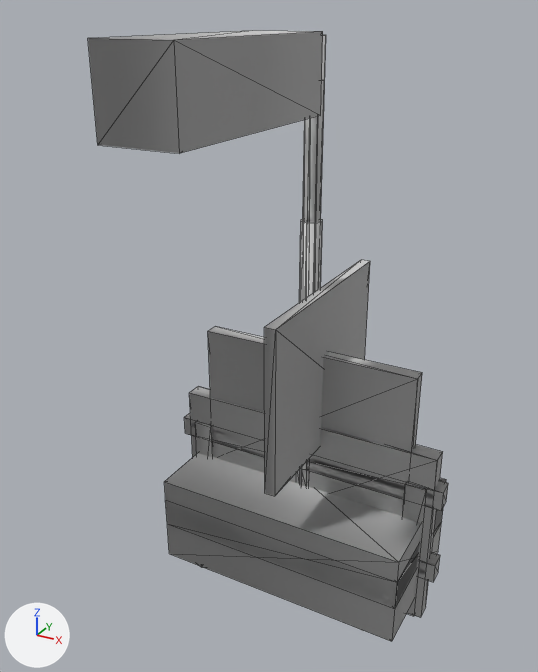
Before and after pictures for a commit that changed the FBX model game/Airside/Assets/Airside/Art/Models/Props/mdl_airfield_props_kit_authored_v01.fbx.
The view is the same before and after, from a camera (50 mm lens) standing at (0.0165, -0.0346, 0.0332) and looking at (-0.0006, -0.0035, 0.0176). Arrows for +X, +Y and +Z are at lower left; the lights stay in place. The older version comes first. Mesh edges are drawn as thin lines. Where no turn or scale is listed for an object, it has been applied to the vertices.

Names of what the first picture shows: 'baggage_dolly', 'barrier', 'barrier_leg_r', 'barrier_rail', 'dolly_bed', 'sign_board', 'sign_face', 'sign_post', 'sock_fabric', 'sock_pole', 'windsock_pole' and 2 more.
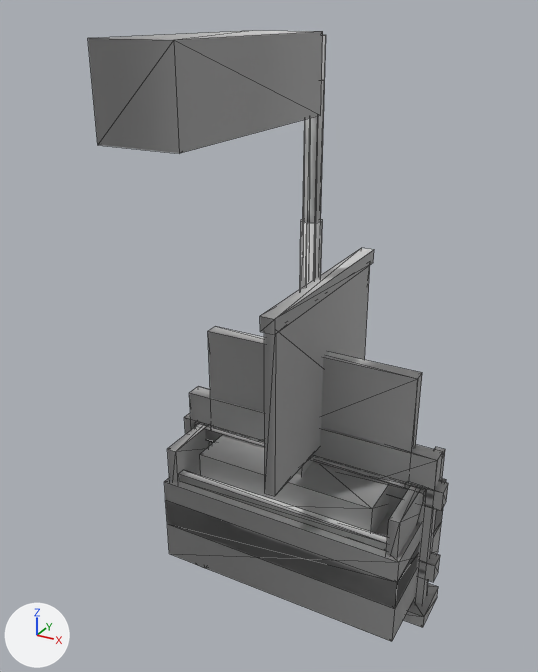
Location of each change, (x1, y1, x2, y2) in pixels of the pictures (538 x 672 px):
'dolly_cargo', added
    after: (200, 436, 389, 533)
'sign_cap', added
    after: (260, 248, 374, 335)
'dolly_rail_mid', added
    after: (179, 470, 387, 551)
'dolly_rail_r', added
    after: (386, 447, 445, 558)
'dolly_rail_l', added
    after: (167, 423, 208, 483)
'barrier_stripe', added
    after: (195, 424, 424, 505)
'barrier_foot_r', added
    after: (403, 584, 438, 628)
'sign_brace', added (mostly hidden)
    after: (296, 453, 315, 475)
'barrier_rail', unchanged, covered by the edit
    both: (184, 413, 448, 511)

The change, as a list of edits to the scene's bpy script:
```text
Add me_mesh_022_1:
    me_mesh_022_1.from_pydata(...)  # a box spanning x 0.0004..0.0012, y -0.00625..0.00625, z 0.0191..0.0199
    me_mesh_022_1.polygons.foreach_set('use_smooth', [True] * 12)
    me_mesh_022_1.materials.append(mat_defaultmaterial)  # light grey #cbcbcb
Add me_mesh_023_1:
    me_mesh_023_1.from_pydata(...)  # a box spanning x 0.0..0.0008, y -0.00225..0.00225, z 0.0086..0.0094
    me_mesh_023_1.polygons.foreach_set('use_smooth', [True] * 12)
    me_mesh_023_1.materials.append(mat_defaultmaterial)  # light grey #cbcbcb
Add me_mesh_015_1:
    me_mesh_015_1.from_pydata(...)  # a box spanning x -0.0075..0.0075, y -0.0008..-0.0004, z 0.0081..0.0089
    me_mesh_015_1.polygons.foreach_set('use_smooth', [True] * 12)
    me_mesh_015_1.materials.append(mat_defaultmaterial)  # light grey #cbcbcb
Add me_mesh_029:
    me_mesh_029.from_pydata(...)  # a box spanning x -0.0055..0.0055, y -0.00325..0.00325, z 0.00525..0.00875
    me_mesh_029.polygons.foreach_set('use_smooth', [True] * 12)
    me_mesh_029.materials.append(mat_defaultmaterial)  # light grey #cbcbcb
Add me_mesh_026:
    me_mesh_026.from_pydata(...)  # a box spanning x 0.0067..0.0073, y -0.004..0.004, z 0.005..0.009
    me_mesh_026.polygons.foreach_set('use_smooth', [True] * 12)
    me_mesh_026.materials.append(mat_defaultmaterial)  # light grey #cbcbcb
Add me_mesh_027:
    me_mesh_027.from_pydata(...)  # a box spanning x -0.00675..0.00675, y -0.00375..-0.00325, z 0.00675..0.00725
    me_mesh_027.polygons.foreach_set('use_smooth', [True] * 12)
    me_mesh_027.materials.append(mat_defaultmaterial)  # light grey #cbcbcb
Add me_mesh_025:
    me_mesh_025.from_pydata(...)  # a box spanning x -0.0073..-0.0067, y -0.004..0.004, z 0.005..0.009
    me_mesh_025.polygons.foreach_set('use_smooth', [True] * 12)
    me_mesh_025.materials.append(mat_defaultmaterial)  # light grey #cbcbcb
Add me_mesh_019_1:
    me_mesh_019_1.from_pydata(...)  # a box spanning x 0.0056..0.0084, y -0.0014..0.0014, z 0.0002..0.001
    me_mesh_019_1.polygons.foreach_set('use_smooth', [True] * 12)
    me_mesh_019_1.materials.append(mat_defaultmaterial)  # light grey #cbcbcb
Add ob_sign_cap:
    ob_sign_cap = bpy.data.objects.new('sign_cap', me_mesh_022_1)
    ob_sign_cap.location = (0.0, 0.0, 0.0)
Add ob_sign_brace:
    ob_sign_brace = bpy.data.objects.new('sign_brace', me_mesh_023_1)
    ob_sign_brace.location = (0.0, 0.0, 0.0)
Add ob_barrier_stripe:
    ob_barrier_stripe = bpy.data.objects.new('barrier_stripe', me_mesh_015_1)
    ob_barrier_stripe.location = (0.0, 0.0, 0.0)
Add ob_dolly_cargo:
    ob_dolly_cargo = bpy.data.objects.new('dolly_cargo', me_mesh_029)
    ob_dolly_cargo.location = (0.0, 0.0, 0.0)
Add ob_dolly_rail_r:
    ob_dolly_rail_r = bpy.data.objects.new('dolly_rail_r', me_mesh_026)
    ob_dolly_rail_r.location = (0.0, 0.0, 0.0)
Add ob_dolly_rail_mid:
    ob_dolly_rail_mid = bpy.data.objects.new('dolly_rail_mid', me_mesh_027)
    ob_dolly_rail_mid.location = (0.0, 0.0, 0.0)
Add ob_dolly_rail_l:
    ob_dolly_rail_l = bpy.data.objects.new('dolly_rail_l', me_mesh_025)
    ob_dolly_rail_l.location = (0.0, 0.0, 0.0)
Add ob_barrier_foot_r:
    ob_barrier_foot_r = bpy.data.objects.new('barrier_foot_r', me_mesh_019_1)
    ob_barrier_foot_r.location = (0.0, 0.0, 0.0)
```
